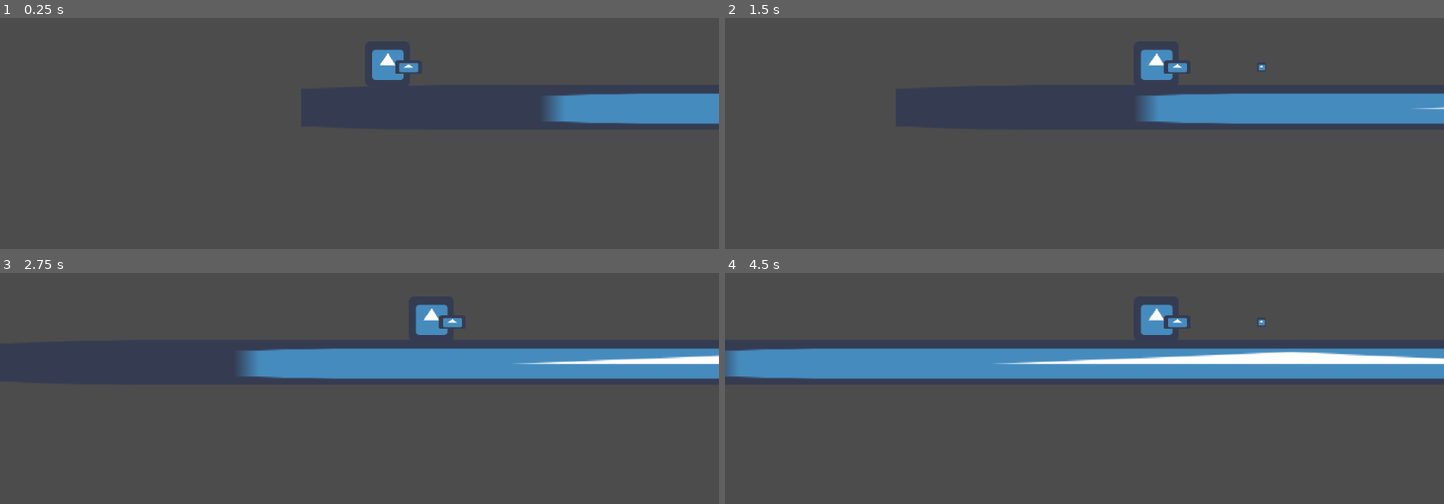
Above: before the commit, frames 1-4 (two rows, left to right).
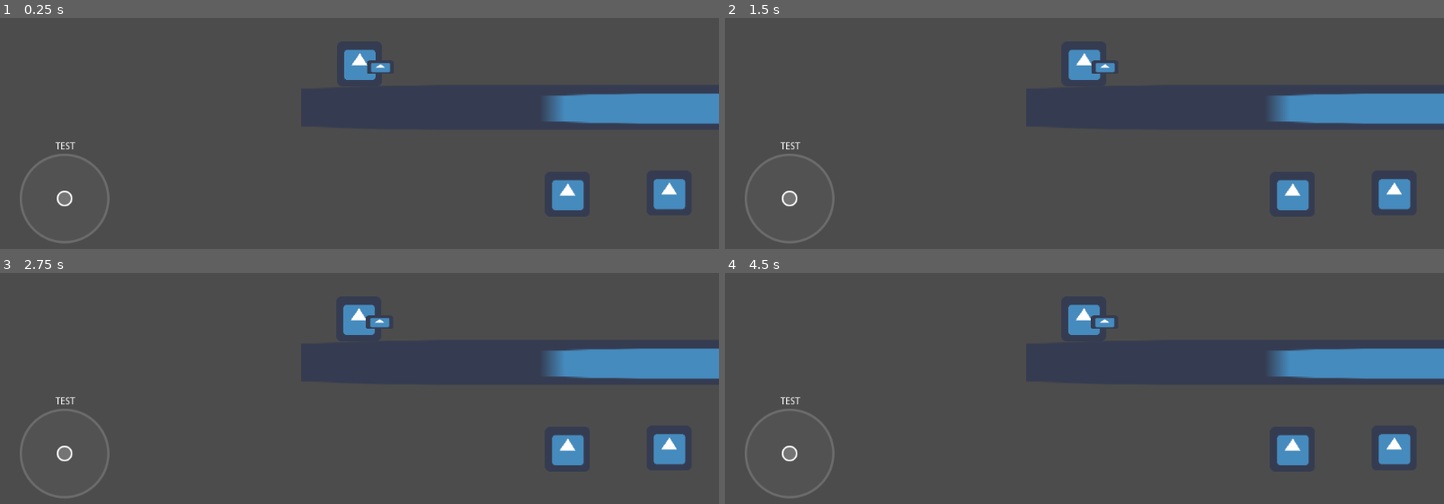
Above: after the commit, the same moments.

Repository: stranker/TD-WW2
Game: Godot game, scene res://Mapa/TEST_ARENA.tscn
Same seed, same stepped clock (60 frames per second), same inputs: the game is played once before the commit and once after it. The engine's default icon, where the game draws it, is replaced by a stand-in: a white triangle on a blue panel in a dark square.
Inputs (mouse positions are in pixels of both pictures, inside the frame that each line leads up to):
- Up to frame 1 (0.25 s): no input
- Up to frame 2 (1.5 s): move the mouse to (1242, 24) at 0.52 s; click (1242, 24) at 0.6 s; drag from (940, 66) to (1177, 66) at 1.27 s
- Up to frame 3 (2.75 s): move the mouse to (outside the picture) at 2.02 s; click (outside the picture) at 2.1 s
- Up to frame 4 (4.5 s): drag from (1048, 383) to (outside the picture) at 2.77 s; move the mouse to (1300, 363) at 3.52 s; click (1300, 363) at 3.6 s; drag from (outside the picture) to (1177, 321) at 4.27 s

The runs differ from the first frame. In frame 1, 2.7% of the frame differs, in the area x 2-96%, y 13-98%; in frame 2, 5.7%; in frame 3, 9.5%; in frame 4, 14%, in the area x 0-100%, y 13-98%.

Commit message:
ANALOG COMPLETEASXADSAD

Diff:
--- a/Objetos/ControlAnalogico.tscn
+++ b/Objetos/ControlAnalogico.tscn
@@ -6,53 +6,82 @@
 [sub_resource type="GDScript" id=1]
 
 resource_name = "ControlAnalogico.gd"
-script/source = "extends Node2D
+script/source = "extends Control
 
 var pressed = false
-var posBola
+var posBola = Vector2()
 var fuerza = Vector2()
 var centroControl
 var sizeCentro
 
+var bg
+var ball
+
 func _ready():
+	centroControl = get_node(\"bg\").global_position
+	sizeCentro = get_node(\"bg\").texture.get_size()
+	bg = get_node(\"bg\")
+	ball = get_node(\"ball\")
 	pass
 
-func _process(delta):
-	pass
+func get_force():
+	return fuerza
 
 func _input(event):
 	if event is InputEventScreenDrag:
+		if isInside(event.position.x,event.position.y):
+			pressed = true
+	if event is InputEventScreenTouch:
+		ball.position = Vector2(0,0)
+		fuerza = Vector2(0,0)
+		pressed = false
+	if pressed:
 		updateBolaPosition(event.position)
 	pass
 
+func isInside(var x,var y):
+	return x < centroControl.x + sizeCentro.x/2 and x >= centroControl.x - sizeCentro.x/2 and y< centroControl.y + sizeCentro.y/2 and y > centroControl.y - sizeCentro.y/2
+
 func updateBolaPosition(event):
-	posBola = get_node(\"Bola\")
-	centroControl = get_node(\"FondoCentro\").global_position
-	sizeCentro = get_node(\"FondoCentro\").texture.get_size()
-	calcularFuerza(event)
+	calculateForce(event)
 	posBola.x = sizeCentro.x/2 * fuerza.x
 	posBola.y = sizeCentro.y/2 * -fuerza.y
-	get_node(\"Bola\").position = posBola
+	ball.position = posBola
 	pass
 
-func calcularFuerza(event):
+func calculateForce(event):
 	fuerza.x = (event.x - centroControl.x)/(sizeCentro.x/2)
-	fuerza.y = (event.y - centroControl.y)/(sizeCentro.y/2)
+	fuerza.y = -(event.y - centroControl.y)/(sizeCentro.y/2)
+	if fuerza.length_squared() > 1:
+		fuerza = fuerza / fuerza.length()
+	get_node(\"Label\").text = \"x:\"+str(fuerza.x)+\" y:\"+str(fuerza.y)
 	pass"
 _sections_unfolded = [ "Resource" ]
 
-[node name="ControlAnalogico" type="Node2D" index="0"]
+[node name="ControlAnalogico" type="Control"]
 
-position = Vector2( 527.274, 321.023 )
+anchor_left = 0.0
+anchor_top = 0.0
+anchor_right = 0.0
+anchor_bottom = 0.0
+margin_left = 367.0
+margin_top = 236.0
+margin_right = 367.0
+margin_bottom = 236.0
+rect_pivot_offset = Vector2( 0, 0 )
+mouse_filter = 0
+mouse_default_cursor_shape = 0
+size_flags_horizontal = 1
+size_flags_vertical = 1
 script = SubResource( 1 )
 
-[node name="FondoCentro" type="Sprite" parent="." index="0"]
+[node name="bg" type="Sprite" parent="." index="0"]
 
 self_modulate = Color( 1, 1, 1, 0.176824 )
 texture = ExtResource( 1 )
 _sections_unfolded = [ "Material", "Visibility" ]
 
-[node name="Bola" type="Sprite" parent="." index="1"]
+[node name="ball" type="Sprite" parent="." index="1"]
 
 scale = Vector2( 0.7, 0.7 )
 texture = ExtResource( 2 )
--- a/Objetos/Player.tscn
+++ b/Objetos/Player.tscn
@@ -1,7 +1,8 @@
-[gd_scene load_steps=4 format=2]
+[gd_scene load_steps=7 format=2]
 
 [ext_resource path="res://icon.png" type="Texture" id=1]
 [ext_resource path="res://Objetos/Pistola.tscn" type="PackedScene" id=2]
+[ext_resource path="res://Objetos/ControlAnalogico.tscn" type="PackedScene" id=3]
 
 [sub_resource type="GDScript" id=1]
 
@@ -31,21 +32,35 @@
 	velocity.y = clamp(velocity.y,-JUMP,GRAVITY/2)
 	#MOVEMENT
 	if is_on_floor():
-		velocity.x = FLOOR_SPEED
+		velocity.x = get_node(\"GUI/ControlAnalogico\").get_force().x * FLOOR_SPEED
 	else:
-		velocity.x = AIR_SPEED
+		velocity.x = get_node(\"GUI/ControlAnalogico\").get_force().x * AIR_SPEED
 	move_and_slide(velocity,Vector2(0,-1))
 	pass
 
-func _input(event):
-	if (event.is_action(\"ui_up\") and event.is_pressed() and !event.is_echo() and is_on_floor()):
+func _on_TouchScreenButton_pressed():
+	weapon.shoot()
+	pass # replace with function body
+
+
+func _on_Jump_pressed():
+	if is_on_floor():
 		velocity.y = -JUMP
-	if (event.is_action(\"shoot\") and event.is_pressed() and !event.is_echo()):
-		weapon.shoot()
-	pass"
+	pass # replace with function body
+"
 _sections_unfolded = [ "Resource" ]
 
-[node name="Player" type="KinematicBody2D"]
+[sub_resource type="CircleShape2D" id=2]
+
+custom_solver_bias = 0.0
+radius = 60.0
+
+[sub_resource type="CircleShape2D" id=3]
+
+custom_solver_bias = 0.0
+radius = 60.0
+
+[node name="Player" type="KinematicBody2D" index="0"]
 
 input_pickable = false
 collision_layer = 1
@@ -93,3 +108,51 @@
 position = Vector2( 29.7482, 4.87675 )
 
 [node name="Pistola" parent="Weapon" index="0" instance=ExtResource( 2 )]
+
+[node name="GUI" type="CanvasLayer" parent="." index="4"]
+
+layer = 1
+offset = Vector2( 0, 0 )
+rotation = 0.0
+scale = Vector2( 1, 1 )
+transform = Transform2D( 1, 0, 0, 1, 0, 0 )
+
+[node name="ControlAnalogico" parent="GUI" index="0" instance=ExtResource( 3 )]
+
+anchor_top = 1.0
+anchor_bottom = 1.0
+margin_left = 92.0
+margin_top = -81.0
+margin_right = 92.0
+margin_bottom = -81.0
+_sections_unfolded = [ "Rect" ]
+
+[node name="Shoot" type="TouchScreenButton" parent="GUI" index="1"]
+
+position = Vector2( 776.278, 480.84 )
+normal = ExtResource( 1 )
+pressed = null
+bitmask = null
+shape = SubResource( 2 )
+shape_centered = true
+shape_visible = true
+passby_press = false
+action = "shoot"
+visibility_mode = 0
+
+[node name="Jump" type="TouchScreenButton" parent="GUI" index="2"]
+
+position = Vector2( 920.983, 479.333 )
+normal = ExtResource( 1 )
+pressed = null
+bitmask = null
+shape = SubResource( 3 )
+shape_centered = true
+shape_visible = true
+passby_press = false
+action = ""
+visibility_mode = 0
+
+[connection signal="pressed" from="GUI/Shoot" to="." method="_on_TouchScreenButton_pressed"]
+
+[connection signal="pressed" from="GUI/Jump" to="." method="_on_Jump_pressed"]
--- a/project.godot
+++ b/project.godot
@@ -20,8 +20,7 @@
 
 [input]
 
-shoot=[ Object(InputEventMouseButton,"resource_local_to_scene":false,"resource_name":"","device":0,"alt":false,"shift":false,"control":false,"meta":false,"command":false,"button_mask":0,"position":Vector2( 0, 0 ),"global_position":Vector2( 0, 0 ),"factor":1.0,"button_index":1,"pressed":false,"doubleclick":false,"script":null)
- ]
+shoot=[  ]
 analog_touch=[ Object(InputEventMouseButton,"resource_local_to_scene":false,"resource_name":"","device":0,"alt":false," …(215 unchanged characters)…
  ]
 
Not shown, added: export_presets.cfg
